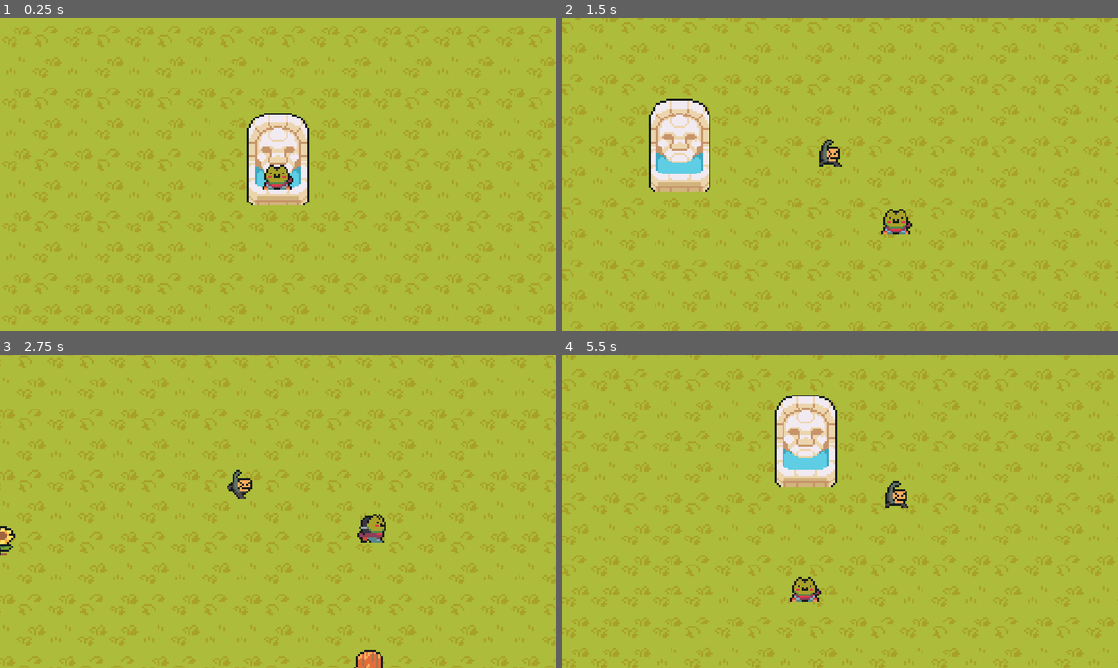
Above: before the commit, frames 1-4 (two rows, left to right).
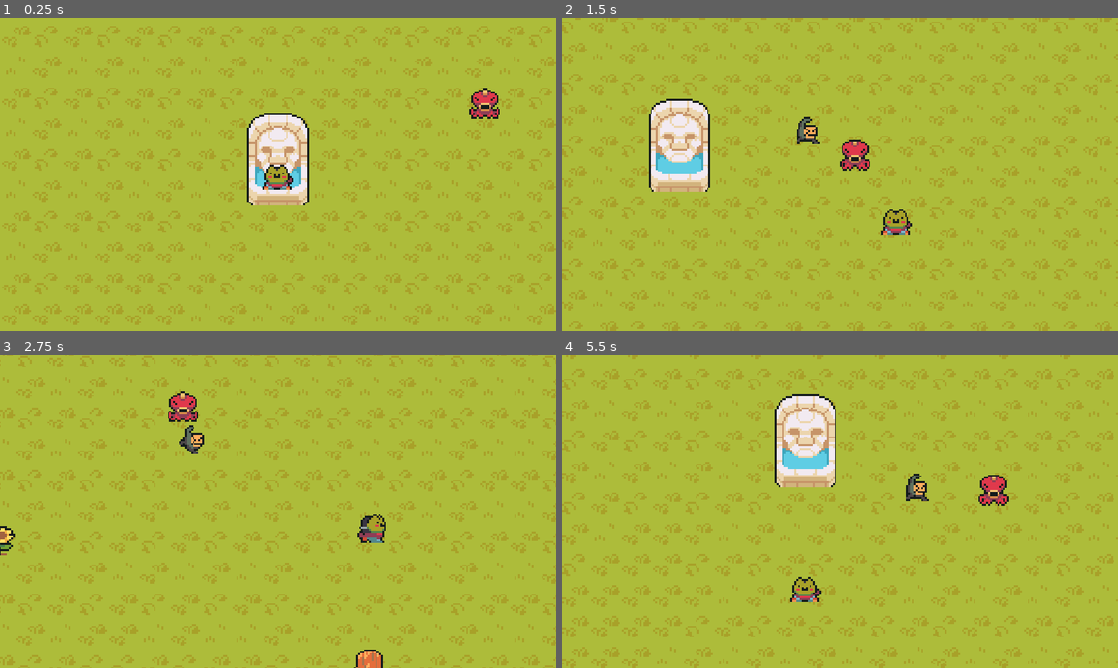
Above: after the commit, the same moments.

Repository: SushiOnToast/frogbound
Game: Godot game, scene res://scenes/level.tscn
Same seed, same stepped clock (60 frames per second), same inputs: the game is played once before the commit and once after it.
Inputs:
- Up to frame 1 (0.25 s): no input
- Up to frame 2 (1.5 s): hold D (right) 0.53-1.28 s; hold S (down) from 1.28 s (still down)
- Up to frame 3 (2.75 s): release S (down) at 2.03 s; hold D (right) from 2.03 s (still down)
- Up to frame 4 (5.5 s): release D (right) at 2.78 s; hold W (up) 2.78-3.53 s; hold A (left) 3.53-5.03 s; hold S (down) from 5.03 s (still down)

The runs differ from the first frame. In frame 1, 0.4% of the frame differs, in the area x 84-90%, y 22-33%; in frame 2, 4.2%; in frame 3, 5.4%; in frame 4, 5.9%, in the area x 0-100%, y 0-100%.

Commit message:
add red octopus + projectile shooting

Diff:
--- a/project.godot
+++ b/project.godot
@@ -48,6 +48,7 @@
 2d_physics/layer_1="environment"
 2d_physics/layer_2="player"
 2d_physics/layer_3="enemy"
+2d_physics/layer_4="projectile"
 
 [physics]
 
--- a/scenes/level.tscn
+++ b/scenes/level.tscn
@@ -9,6 +9,7 @@
 [ext_resource type="Script" uid="uid://d0ioa4jvoque5" path="res://scripts/player_camera.gd" id="7_klq6b"]
 [ext_resource type="Script" uid="uid://c14nrt0ujjpk8" path="res://scripts/enemies.gd" id="8_8c41q"]
 [ext_resource type="PackedScene" uid="uid://b0p256u081kfh" path="res://scenes/lizard.tscn" id="8_b121j"]
+[ext_resource type="PackedScene" uid="uid://dlc8sux7bveqj" path="res://scenes/red_octopus.tscn" id="10_olg7q"]
 
 [sub_resource type="TileSetAtlasSource" id="TileSetAtlasSource_olg7q"]
 texture = ExtResource("1_ppgk2")
@@ -2640,9 +2641,15 @@
 position_smoothing_speed = 2.5
 script = ExtResource("7_klq6b")
 
-[node name="Enemies" type="Node2D" parent="." unique_id=583297419 node_paths=PackedStringArray("player")]
+[node name="Enemies" type="Node2D" parent="." unique_id=583297419 node_paths=PackedStringArray("player", "projectileNode")]
 script = ExtResource("8_8c41q")
 player = NodePath("../Player")
+projectileNode = NodePath("../Projectiles")
 
 [node name="Lizard" parent="Enemies" unique_id=687837315 instance=ExtResource("8_b121j")]
 position = Vector2(34, -119)
+
+[node name="RedOctopus" parent="Enemies" unique_id=1028742701 instance=ExtResource("10_olg7q")]
+position = Vector2(119, -41)
+
+[node name="Projectiles" type="Node2D" parent="." unique_id=779006564]
--- a/scenes/lizard.tscn
+++ b/scenes/lizard.tscn
@@ -143,6 +143,7 @@
 
 [node name="Lizard" type="CharacterBody2D" unique_id=687837315]
 collision_layer = 4
+collision_mask = 5
 script = ExtResource("1_eawkj")
 
 [node name="AnimatedSprite2D" type="AnimatedSprite2D" parent="." unique_id=1591814021]
--- /dev/null
+++ b/scenes/octopus_projectile.tscn
@@ -0,0 +1,18 @@
+[gd_scene format=3 uid="uid://dpn8g7g2ivlwf"]
+
+[ext_resource type="Texture2D" uid="uid://jap4im2ysi3f" path="res://assets/miscellaneous/SilverCoin.png" id="1_2h1d7"]
+[ext_resource type="Script" uid="uid://diusmc3ipbnee" path="res://scripts/octopus_projectile.gd" id="1_pqegq"]
+
+[sub_resource type="CircleShape2D" id="CircleShape2D_4qexx"]
+radius = 3.1622777
+
+[node name="OctopusProjectile" type="Area2D" unique_id=13552798]
+collision_layer = 8
+collision_mask = 2
+script = ExtResource("1_pqegq")
+
+[node name="Sprite2D" type="Sprite2D" parent="." unique_id=1233954464]
+texture = ExtResource("1_2h1d7")
+
+[node name="CollisionShape2D" type="CollisionShape2D" parent="." unique_id=278389719]
+shape = SubResource("CircleShape2D_4qexx")
--- a/scenes/red_octopus.tscn
+++ b/scenes/red_octopus.tscn
@@ -1,6 +1,7 @@
 [gd_scene format=3 uid="uid://dlc8sux7bveqj"]
 
 [ext_resource type="Texture2D" uid="uid://btucqb7bqxuo" path="res://assets/mobs/RedOctopus.png" id="1_a2ofj"]
+[ext_resource type="Script" uid="uid://c3ry7nt5v178u" path="res://scripts/red_octopus.gd" id="1_oqkjm"]
 
 [sub_resource type="AtlasTexture" id="AtlasTexture_t2kbi"]
 atlas = ExtResource("1_a2ofj")
@@ -137,9 +138,23 @@
 "speed": 5.0
 }]
 
+[sub_resource type="CircleShape2D" id="CircleShape2D_4qexx"]
+radius = 8.0
+
 [node name="RedOctopus" type="CharacterBody2D" unique_id=1028742701]
+script = ExtResource("1_oqkjm")
 
 [node name="AnimatedSprite2D" type="AnimatedSprite2D" parent="." unique_id=1087785204]
 sprite_frames = SubResource("SpriteFrames_qrt11")
 animation = &"down"
 autoplay = "down"
+
+[node name="CollisionShape2D" type="CollisionShape2D" parent="." unique_id=1387734906]
+position = Vector2(0, 1)
+shape = SubResource("CircleShape2D_4qexx")
+
+[node name="ShootTimer" type="Timer" parent="." unique_id=2014829356]
+wait_time = 3.0
+autostart = true
+
+[connection signal="timeout" from="ShootTimer" to="." method="_on_shoot_timer_timeout"]
--- a/scripts/enemies.gd
+++ b/scripts/enemies.gd
@@ -1,9 +1,13 @@
 extends Node2D
 
 @export var player: CharacterBody2D
+@export var projectileNode: Node2D
 
 func _ready() -> void:
 	var enemies = get_tree().get_nodes_in_group("enemies")
 
 	for enemy in enemies:
 		enemy.player = player
+
+		if enemy.is_in_group("octopi"):
+			enemy.projectileNode = projectileNode
--- a/scripts/lizard.gd
+++ b/scripts/lizard.gd
@@ -4,7 +4,7 @@
 @onready var animated_sprite_2d = $AnimatedSprite2D
 
 var player_dir: Vector2
-const SPEED = 100
+const SPEED = 85
 
 func animate_sprite(direction: Vector2) -> void:
 	if direction == Vector2.UP:
@@ -22,7 +22,6 @@
 func _physics_process(delta: float) -> void:
 	player_dir = position.direction_to(player.position)
 	animate_sprite(player_dir)
-	print(player_dir)
 
 	velocity = player_dir * SPEED
 	move_and_slide()
--- /dev/null
+++ b/scripts/octopus_projectile.gd
@@ -0,0 +1,14 @@
+extends Area2D
+
+@export var direction: Vector2
+
+const SPEED = 5
+
+func _ready() -> void:
+	add_to_group("projectile")
+
+func _process(delta: float) -> void:
+	position += direction * SPEED
+
+	if position.x < -560 or position.x > 656 or position.y < -464 or position.y > 656:
+		queue_free()
--- /dev/null
+++ b/scripts/projectiles.gd
@@ -0,0 +1 @@
+extends Node2D
--- /dev/null
+++ b/scripts/red_octopus.gd
@@ -0,0 +1,38 @@
+extends CharacterBody2D
+
+@export var player: CharacterBody2D
+@onready var animated_sprite_2d = $AnimatedSprite2D
+@export var projectileNode: Node2D
+
+var player_dir: Vector2
+const SPEED = 50
+
+func animate_sprite(direction: Vector2) -> void:
+	if direction == Vector2.UP:
+		animated_sprite_2d.play("up")
+	elif direction == Vector2.DOWN:
+		animated_sprite_2d.play("down")
+	elif direction == Vector2.LEFT:
+		animated_sprite_2d.play("left")
+	elif direction == Vector2.RIGHT:
+		animated_sprite_2d.play("right")
+
+func _ready() -> void:
+	add_to_group("enemies")
+	add_to_group("octopi")
+
+
+func _physics_process(delta: float) -> void:
+	player_dir = position.direction_to(player.position)
+	animate_sprite(player_dir)
+
+	velocity = player_dir * SPEED
+	move_and_slide()
+
+
+func _on_shoot_timer_timeout() -> void:
+	var pellet_scene = load("res://scenes/octopus_projectile.tscn")
+	var pellet = pellet_scene.instantiate()
+	pellet.position = position
+	pellet.direction = player_dir
+	projectileNode.add_child(pellet)
Binary file added: assets/miscellaneous/SilverCoin.png
Not shown, added: assets/miscellaneous/SilverCoin.png.import
Not shown, added: scripts/octopus_projectile.gd.uid
Not shown, added: scripts/projectiles.gd.uid
Not shown, added: scripts/red_octopus.gd.uid
